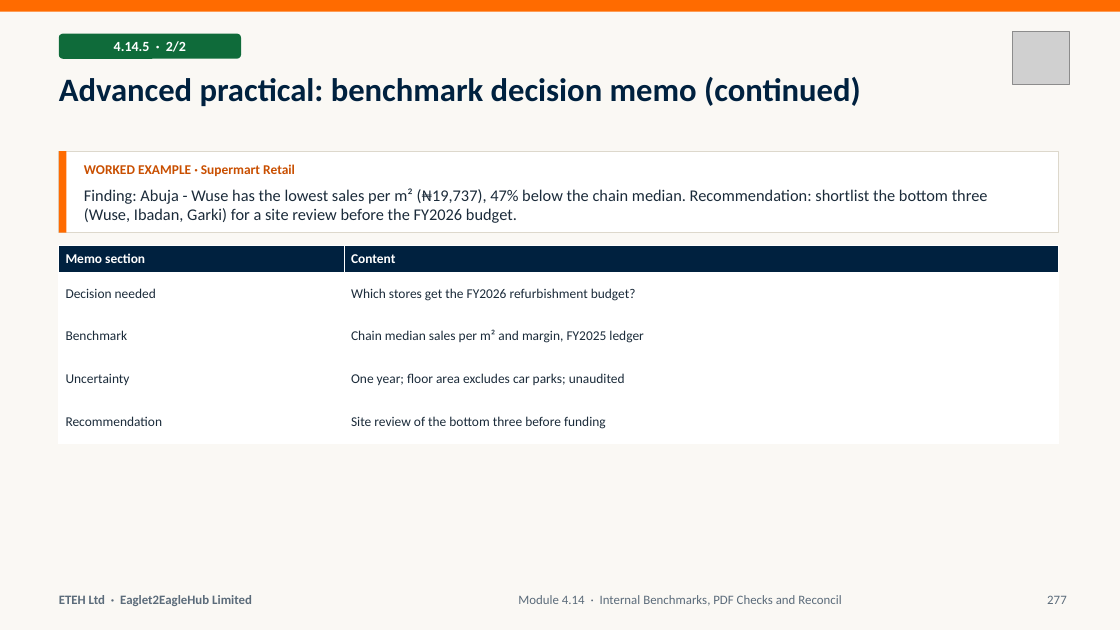
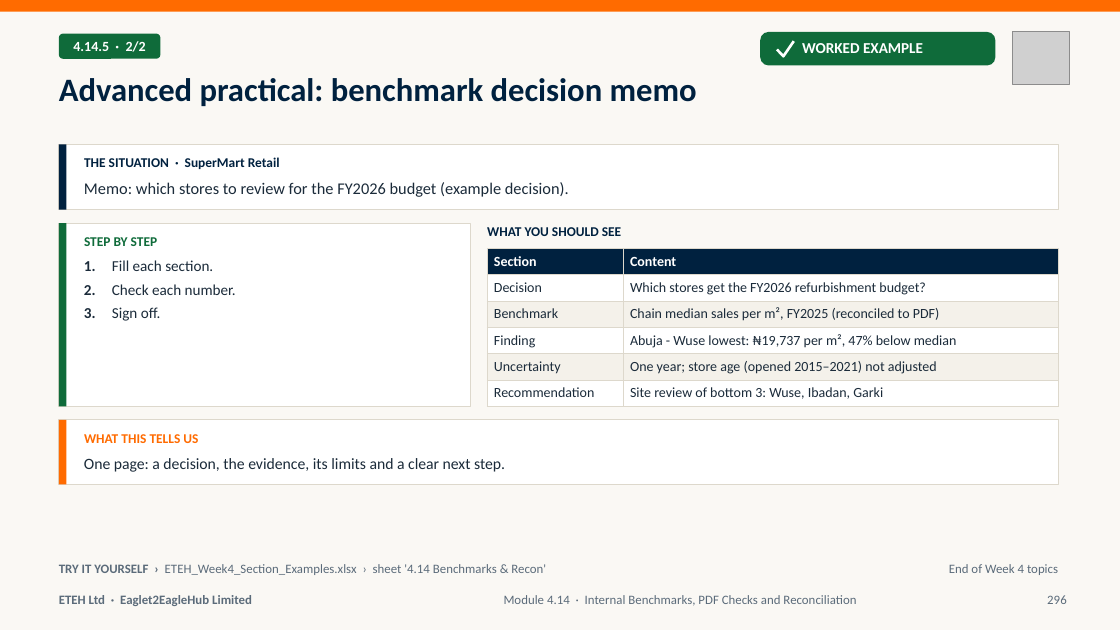
Before and after one commit to MaxiKen/ETEH, a slide deck: slide 296 of ETEH_Bootcamp_Pack/ETEH_Vol4_Week4_Stats_Forecast_AI_Slides.pptx (slide 277 before the commit). Drawn at 1120x630 pixels with LibreOffice and Linux fonts; fonts in the diff are those of the drawing; grey boxes stand for pictures. Boxes give left, top, right and bottom in pixels: in the first picture for what was removed or moved away, otherwise in the second. Text is boxed around its words. In the diff, an @@ line names an element or a change of style, - is before the commit and + after.

Commit message:
v2 slides: Modules 4.11-4.14 (Volume 4 complete); Week 4 workbook text fixes; V3 store-count fix

```diff
--- a/ETEH_Bootcamp_Pack/ETEH_Vol4_Week4_Stats_Forecast_AI_Slides.pptx
+++ b/ETEH_Bootcamp_Pack/ETEH_Vol4_Week4_Stats_Forecast_AI_Slides.pptx
@@ text "4.14.5 · 2/2": place and size @@
-text "4.14.5 · 2/2" at box(114, 41, 186, 52)
+text "4.14.5 · 2/2" at box(73, 41, 146, 52)
@@ rounded rectangle: place and size @@
-rounded rectangle at box(59, 34, 241, 59)
+rounded rectangle at box(59, 34, 160, 59)
@@ rounded rectangle added at box(760, 32, 996, 66), fill #0F6B3A @@
@@ freeform shape added at box(777, 41, 794, 56), outline #FFFFFF 2.25 pt @@
@@ text at box(802, 43, 923, 53): text changed; size 11.5 to 13 pt; text colour #C94F00 to #FFFFFF @@
-WORKED EXAMPLE · Supermart Retail
+WORKED EXAMPLE
@@ title at box(59, 78, 697, 106): text changed @@
-Advanced practical: benchmark decision memo (continued)
+Advanced practical: benchmark decision memo
@@ rectangle: place and size @@
-rectangle at box(59, 151, 1059, 233)
+rectangle at box(59, 145, 1059, 210)
@@ rectangle: place and size @@
-rectangle at box(59, 151, 66, 233)
+rectangle at box(59, 145, 66, 210)
@@ rectangle at box(59, 145, 66, 210): fill #FF6B00 to #00213F @@
@@ text added at box(84, 157, 280, 169), 11.5 pt, text #00213F, bold @@
+THE SITUATION · SuperMart Retail
@@ text removed at box(84, 188, 988, 223) @@
-Finding: Abuja - Wuse has the lowest sales per m² (₦19,737), 47% below the chain median. Recommendation: shortlist the bottom three (Wuse, Ibadan, Garki) for a site review before the FY2026 budget.
@@ text added at box(84, 182, 569, 197), 14 pt, text #1B2B3A @@
+Memo: which stores to review for the FY2026 budget (example decision).
@@ rectangle added at box(59, 223, 471, 407), fill #FFFFFF, outline #DDD8CC 0.75 pt @@
@@ rectangle added at box(59, 223, 66, 407), fill #0F6B3A @@
@@ text added at box(84, 237, 158, 246), 11.5 pt, text #0F6B3A, bold @@
+STEP BY STEP
@@ text added at box(487, 227, 621, 236), 11.5 pt, text #00213F, bold @@
+WHAT YOU SHOULD SEE
@@ text added at box(84, 260, 236, 321), 13 pt, text #1B2B3A @@
+1. Fill each section.
+2. Check each number.
+3. Sign off.
@@ table at box(487, 249, 1059, 407) @@
-row 1: Memo section | Content
-row 2: Decision needed | Which stores get the FY2026 refurbishment budget?
-row 3: Benchmark | Chain median sales per m² and margin, FY2025 ledger
-row 4: Uncertainty | One year; floor area excludes car parks; unaudited
-row 5: Recommendation | Site review of the bottom three before funding
+row 1: Section | Content
+row 2: Decision | Which stores get the FY2026 refurbishment budget?
+row 3: Benchmark | Chain median sales per m², FY2025 (reconciled to PDF)
+row 4: Finding | Abuja - Wuse lowest: ₦19,737 per m², 47% below median
+row 5: Uncertainty | One year; store age (opened 2015–2021) not adjusted
+row 6: Recommendation | Site review of bottom 3: Wuse, Ibadan, Garki
@@ table: place and size @@
-table at box(59, 245, 1059, 444)
+table at box(487, 249, 1059, 407)
@@ rectangle added at box(59, 420, 1059, 485), fill #FFFFFF, outline #DDD8CC 0.75 pt @@
@@ rectangle added at box(59, 420, 66, 485), fill #FF6B00 @@
@@ text added at box(84, 434, 198, 443), 11.5 pt, text #FF6B00, bold @@
+WHAT THIS TELLS US
@@ text added at box(84, 458, 505, 472), 13.5 pt, text #1B2B3A @@
+One page: a decision, the evidence, its limits and a clear next step.
@@ text added at box(59, 564, 546, 575), 11 pt, text #5B6B7A @@
+TRY IT YOURSELF › ETEH_Week4_Section_Examples.xlsx › sheet '4.14 Benchmarks & Recon'
@@ text added at box(949, 564, 1058, 575), 11 pt, text #5B6B7A @@
+End of Week 4 topics
@@ text at box(504, 595, 856, 606): text changed @@
-Module 4.14 · Internal Benchmarks, PDF Checks and Reconcil
+Module 4.14 · Internal Benchmarks, PDF Checks and Reconciliation
@@ text at box(1047, 595, 1067, 604): text changed @@
-277
+296
```
Also in this commit, not shown: 5 other slides changed, 61 slides added, 42 slides removed, 9 other files.
